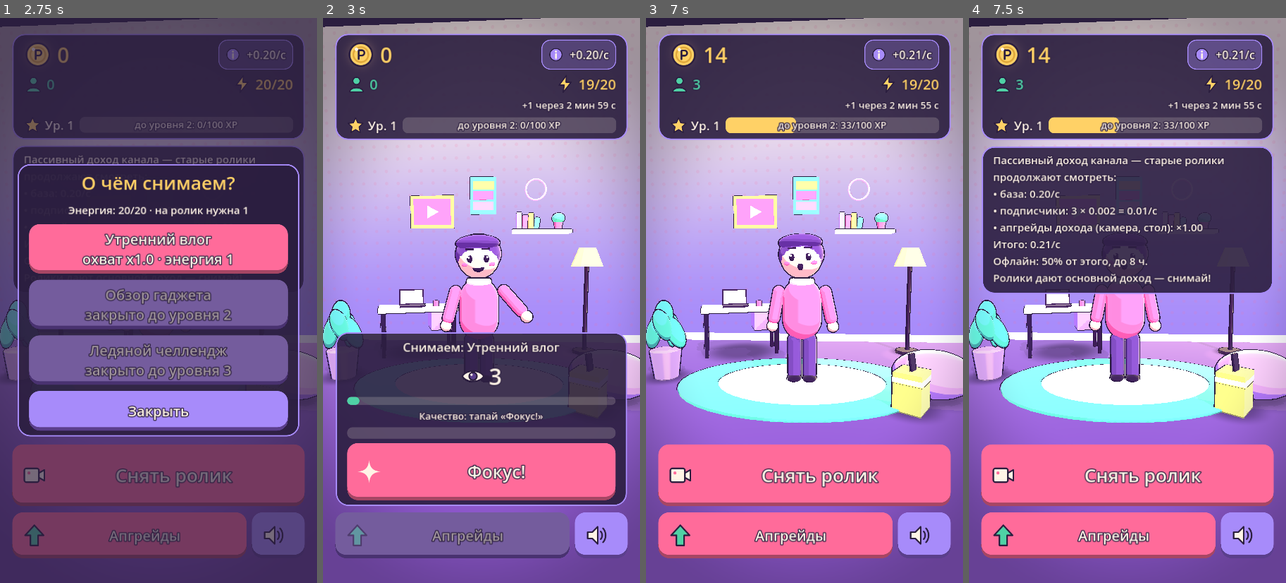
Above: before the commit, frames 1-4 (left to right).
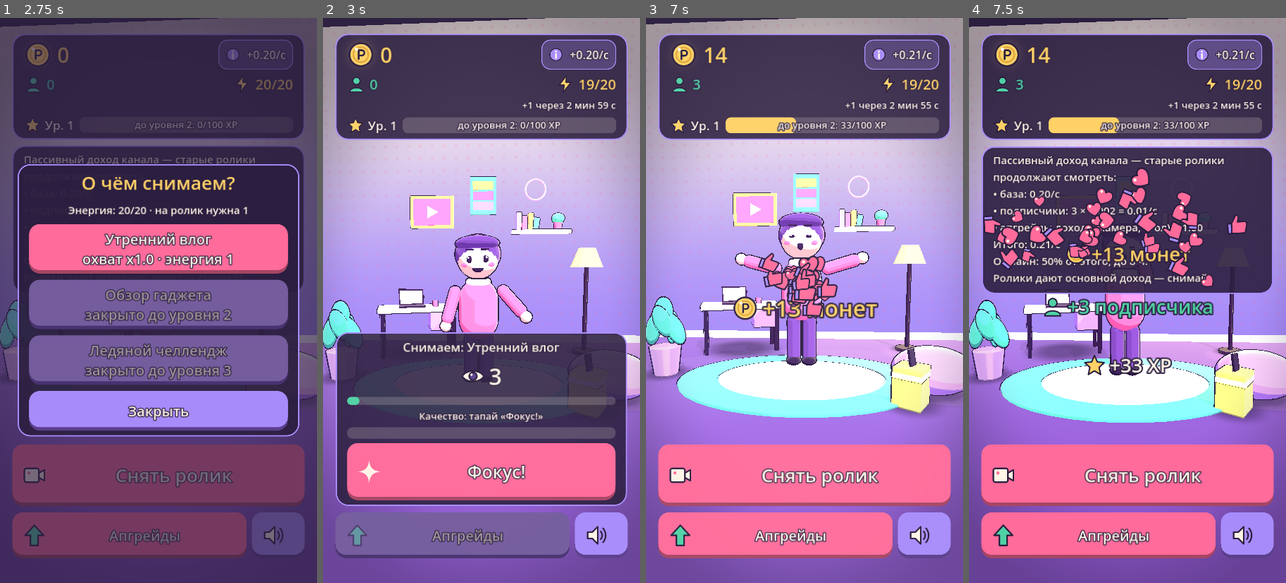
Above: after the commit, the same moments.

Repository: mcvadi777-code/clipstar
Game: Godot game, scene res://scenes/main.tscn
Same seed, same stepped clock (60 frames per second), same inputs: the game is played once before the commit and once after it.
Inputs:
- Up to frame 1 (2.75 s): click "+0.20/с" at 0.5 s; click "Снять ролик" at 1.25 s; click "Апгрейды" at 2 s
- Up to frame 2 (3 s): click "Утренний влог охват x1.0 · эн…" at 2.75 s
- Up to frame 3 (7 s): click "Фокус!" at 3.5 s; click "+0.20/с" at 4.25 s; click "Фокус!" at 5 s; click "+0.20/с" at 5.75 s; click "Фокус!" at 6.5 s
- Up to frame 4 (7.5 s): click "+0.21/с" at 7.25 s

Frame 1 is identical in both runs. In frame 2, 1.0% of the frame differs, in the area x 0-100%, y 0-69%; in frame 3, 11%, in the area x 0-100%, y 0-72%; in frame 4, 5.4%.
Error in both runs: Invalid access to property or key 'pressed' on a base object of type 'null instance'. (res://scripts/ui/upgrade_panel.gd:20)

Commit message:
step3: scripts/ui/main.gd

Diff:
--- a/scripts/ui/main.gd
+++ b/scripts/ui/main.gd
@@ -1,5 +1,5 @@
 extends Node
-## Корень главной сцены: связывает студию, HUD, окна и сервисы.
+## Корень главной сцены: связывает студию, HUD, окна и сервисы, режиссирует «сок» съёмки.
 
 const HudScript := preload("res://scripts/ui/hud.gd")
 const TopicSelectScript := preload("res://scripts/ui/topic_select.gd")
@@ -9,6 +9,12 @@
 const StudioScript := preload("res://scripts/studio/studio.gd")
 const VideoShootScript := preload("res://scripts/gameplay/video_shoot.gd")
 const Formulas := preload("res://scripts/gameplay/formulas.gd")
+const GameData := preload("res://scripts/data/game_data.gd")
+const Palette := preload("res://scripts/studio/palette.gd")
+const ICON_COIN: Texture2D = preload("res://assets/icons/coin.svg")
+const ICON_USER: Texture2D = preload("res://assets/icons/user.svg")
+const ICON_STAR: Texture2D = preload("res://assets/icons/star.svg")
+const RESULT_DELAY: float = 1.1
 
 @onready var _studio: StudioScript = $Studio
 @onready var _shoot: VideoShootScript = $VideoShoot
@@ -22,7 +28,7 @@
 func _ready() -> void:
 	_hud.shoot_pressed.connect(_on_shoot_pressed)
 	_hud.upgrades_pressed.connect(_upgrades.open)
-	_hud.focus_tapped.connect(_shoot.register_tap)
+	_hud.focus_tapped.connect(_on_focus_tapped)
 	_topic_select.topic_chosen.connect(_on_topic_chosen)
 	_shoot.shoot_started.connect(_on_shoot_started)
 	_shoot.shoot_progress.connect(_hud.update_shooting)
@@ -31,7 +37,9 @@
 	Economy.offline_reward_ready.connect(_offline.show_reward)
 	Economy.upgrade_changed.connect(_on_upgrade_changed)
 	Progress.level_up.connect(_on_level_up)
-	_studio.set_camera_level(Economy.get_upgrade_level("camera"))
+	for upgrade: Dictionary in GameData.upgrades():
+		var upgrade_id: String = str(upgrade["id"])
+		_studio.set_upgrade_level(upgrade_id, Economy.get_upgrade_level(upgrade_id))
 	if Economy.has_pending_offline():
 		_offline.show_reward(Economy.pending_offline_seconds, Economy.pending_offline_coins)
 
@@ -41,6 +49,7 @@
 		return
 	if Economy.energy <= 0:
 		Audio.play("error")
+		_studio.mira().play_emotion("sad")
 		_hud.show_toast("Нет энергии. Следующая через %s" % Formulas.format_duration(Economy.seconds_to_next_energy()))
 		return
 	_topic_select.open()
@@ -56,25 +65,50 @@
 
 
 func _on_shoot_started(topic: Dictionary) -> void:
+	Audio.play("shutter")
+	_hud.flash(0.55)
+	_studio.flash(3.0)
+	_studio.shake(0.05, 0.25)
+	_studio.set_recording(true)
 	_hud.show_shooting(str(topic["name"]))
-	_studio.set_recording(true)
+
+
+func _on_focus_tapped() -> void:
+	_shoot.register_tap()
+	_hud.pulse_quality()
+	_studio.shake(0.012, 0.08)
 
 
 func _on_shoot_finished(result: Dictionary) -> void:
 	_hud.hide_shooting()
 	_studio.set_recording(false)
-	_studio.celebrate()
+	Audio.play("shutter")
+	Audio.play("cash")
+	_hud.flash(0.9)
+	_studio.flash(5.0)
+	_studio.shake(0.14 if bool(result["viral"]) else 0.08, 0.45)
+	_studio.react_to_result(result)
+	_hud.burst_reactions()
+	var origin: Vector2 = _hud.float_origin()
+	var coins: float = float(result["coins"])
+	var subs: float = float(result["subscribers"])
+	_hud.spawn_float("+%s %s" % [Formulas.format_number(coins), Formulas.plural_ru(coins, "монета", "монеты", "монет")],
+		ICON_COIN, Palette.SUN, origin)
+	_hud.spawn_float("+%s %s" % [Formulas.format_number(subs), Formulas.plural_ru(subs, "подписчик", "подписчика", "подписчиков")],
+		ICON_USER, Palette.MINT, origin + Vector2(0, 80), 0.2)
+	_hud.spawn_float("+%d XP" % int(roundf(float(result["xp"]))), ICON_STAR, Palette.CREAM, origin + Vector2(0, 160), 0.4)
+	await get_tree().create_timer(RESULT_DELAY).timeout
 	_result.show_result(result)
 
 
 func _on_offline_claimed(amount: float) -> void:
-	_hud.show_toast("+%s монет за время отсутствия" % Formulas.format_number(amount))
+	_hud.spawn_float("+%s" % Formulas.format_number(amount), ICON_COIN, Palette.SUN, _hud.float_origin())
+	_studio.mira().play_emotion("happy")
 
 
 func _on_upgrade_changed(upgrade_id: String, level: int) -> void:
-	if upgrade_id == "camera":
-		_studio.set_camera_level(level)
-		_studio.celebrate()
+	_studio.set_upgrade_level(upgrade_id, level)
+	_studio.celebrate_upgrade(upgrade_id)
 
 
 func _on_level_up(new_level: int) -> void:
